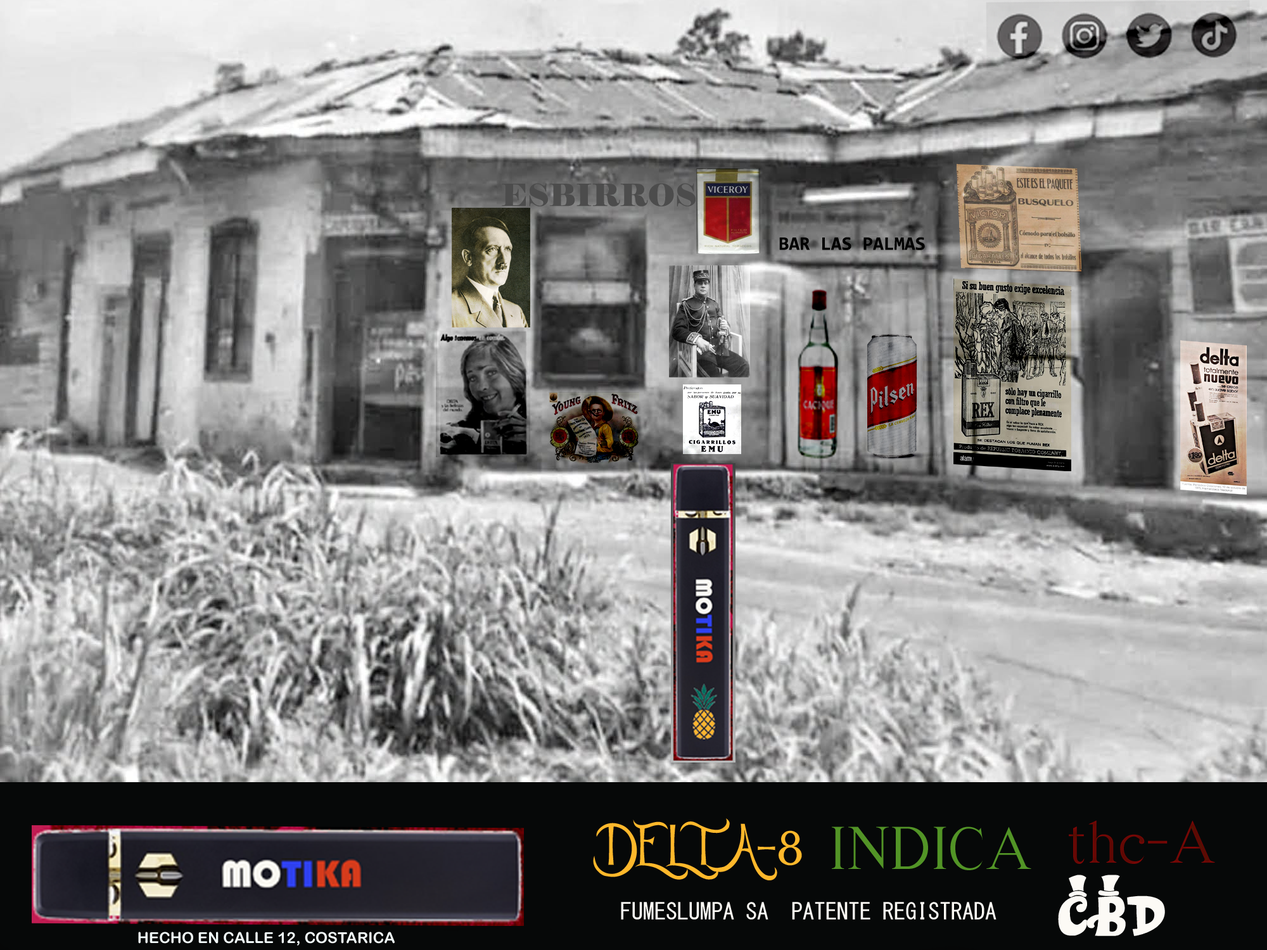
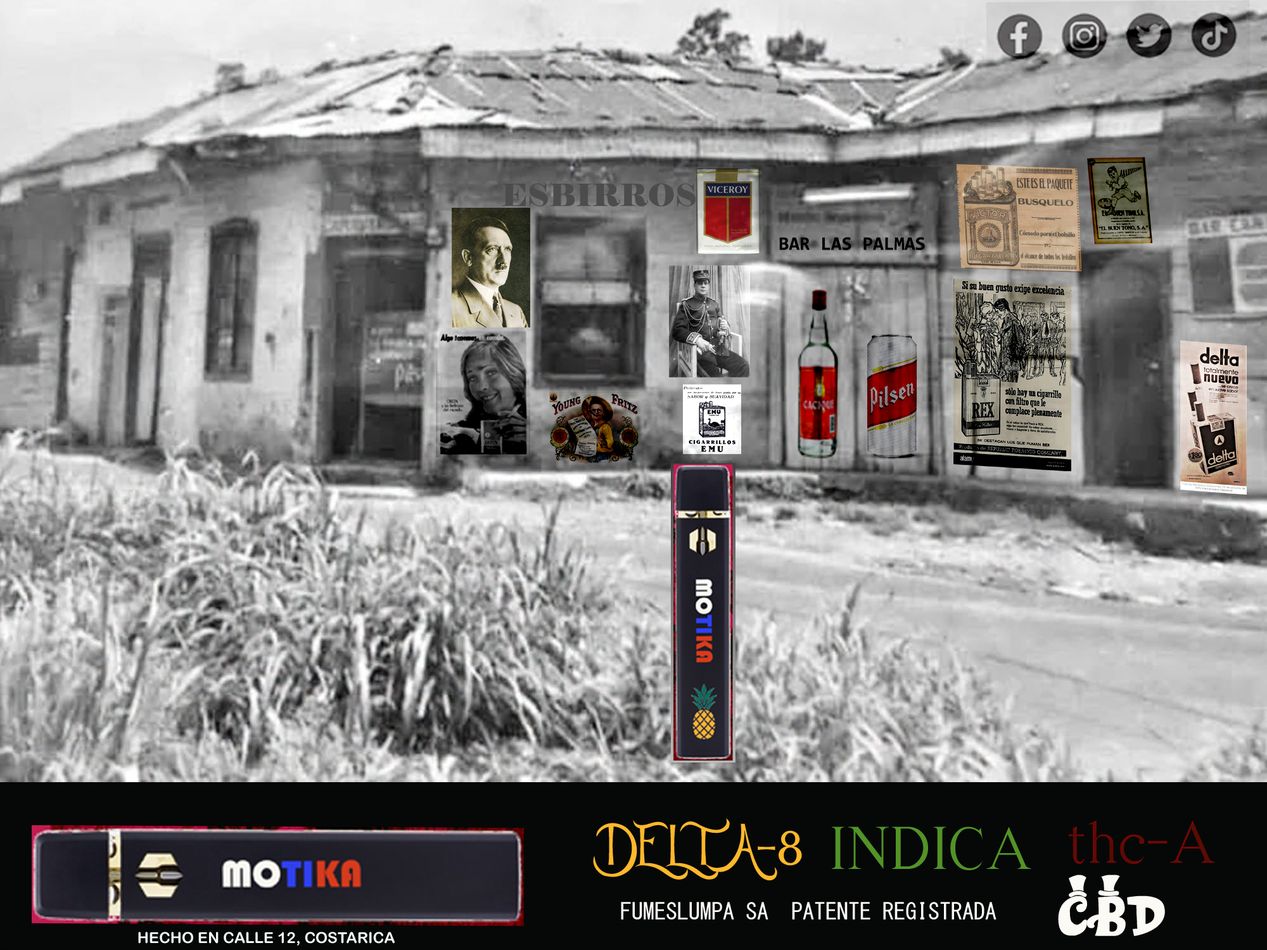
Before/after of a w=1267, h=950 layered artwork. What changed in the layer stack:
added layer "Layer 27" (color burn) above "Layer 26" over (1086, 156, 1153, 245)
